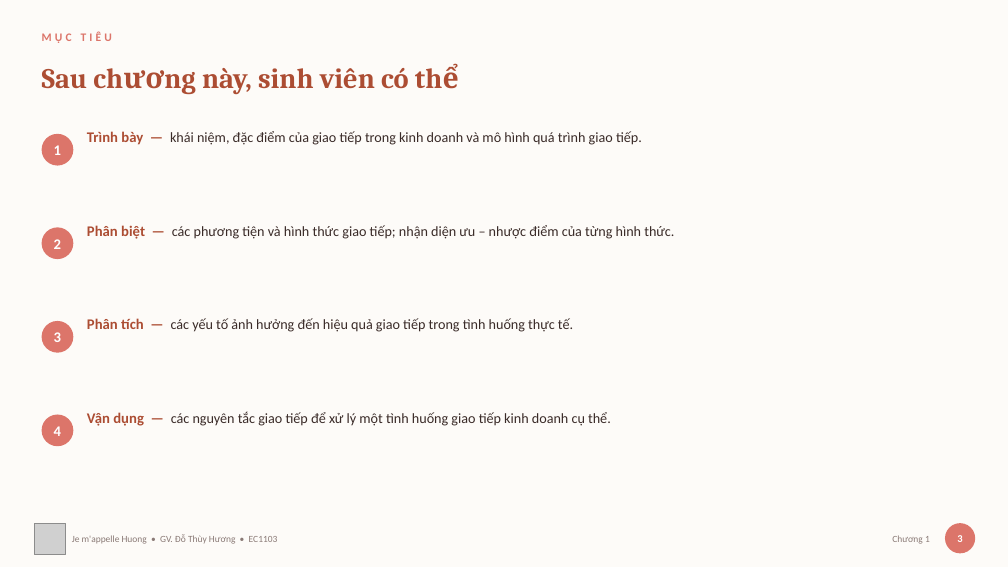
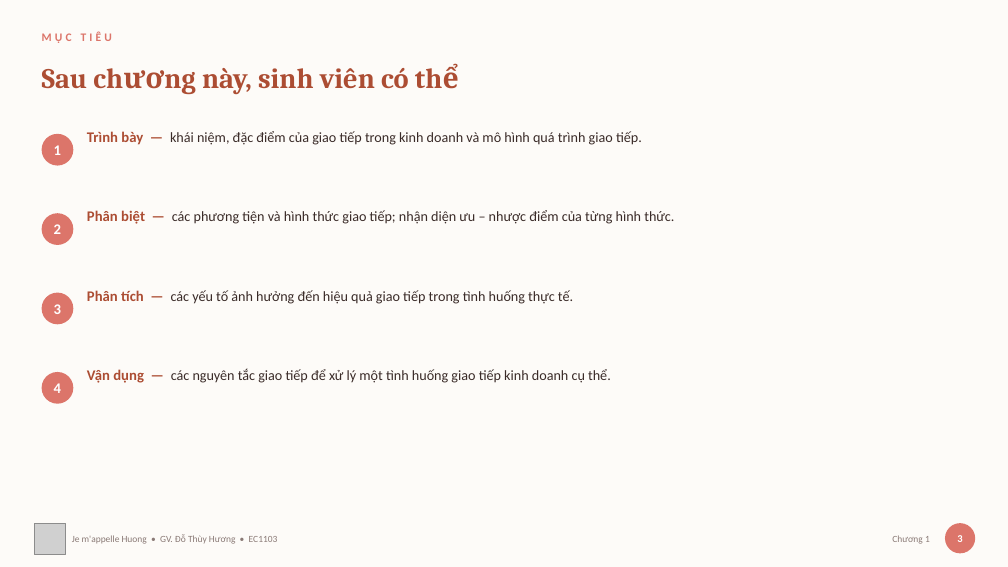
Before and after one commit to thuyhuongctu/ComDraft, a slide deck: slide 3 of slides/01-tong-quan-giao-tiep.pptx. Drawn at 1008x567 pixels with LibreOffice and Linux fonts; fonts in the diff are those of the drawing; grey boxes stand for pictures. Boxes give left, top, right and bottom in pixels: in the first picture for what was removed or moved away, otherwise in the second. Text is boxed around its words. In the diff, an @@ line names an element or a change of style, - is before the commit and + after.

Commit message:
Sửa lỗi mục lục Chương 4 và chuẩn hóa nhịp trình bày cả bộ
Chương 4 mất slide mục lục: hàm dò slide trong add_images.py so khớp
trên toàn bộ chữ của slide, mà slide mục lục lại liệt kê tên mọi mục
của chương nên luôn khớp trước. Hình tiến trình đàm phán vì thế đè lên
mục lục và xóa mất nội dung, còn slide đúng thì bỏ trống.

Cùng nguyên nhân, find_idx trong apply_upgrade.py chèn slide phân cách
ngay trước mục lục thay vì trước mục nội dung — Chương 3 bị đảo thứ tự
3.2, 3.3-3.4 rồi mới tới 3.1.

Đã sửa:
• add_images.py, apply_upgrade.py — chỉ dò trong vùng tiêu đề và bỏ qua
  hẳn slide mục lục cùng slide mục tiêu
• design.js — giới hạn bước nhảy của numList để chương ít mục không bị
  giãn dòng gấp rưỡi chương nhiều mục
• make_figs.py — hình tiến trình đàm phán thêm dòng kết quả cần có của
  mỗi giai đoạn, tỉ lệ từ 3,46 về 2,74 cho khớp hình các chương khác
• mục lục Chương 4 viết đủ ý như mục lục Chương 1
• bổ sung scripts/build_decks.js mà README có nhắc nhưng còn thiếu

Dựng lại toàn bộ 8 tệp từ nguồn đã sửa. Kiểm định pptx_delivery_check:
8/8 passed, 0 lỗi 0 cảnh báo. Không còn slide nào hụt nội dung quá 1,5
inch ở các chương.

```diff
--- a/slides/01-tong-quan-giao-tiep.pptx
+++ b/slides/01-tong-quan-giao-tiep.pptx
@@ text "Phân biệt — các phương ...": place and size @@
-text "Phân biệt — các phương ..." at [87,225,674,239]
+text "Phân biệt — các phương ..." at [87,210,674,224]
@@ text "2": place and size @@
-text "2" at [54,239,61,249]
+text "2" at [54,224,61,234]
@@ ellipse: place and size @@
-ellipse at [42,228,73,259]
+ellipse at [42,213,73,245]
@@ text "3": place and size @@
-text "3" at [54,332,61,342]
+text "3" at [54,304,61,314]
@@ ellipse: place and size @@
-ellipse at [42,321,73,353]
+ellipse at [42,293,73,324]
@@ text "Phân tích — các yếu ...": place and size @@
-text "Phân tích — các yếu ..." at [87,318,573,332]
+text "Phân tích — các yếu ..." at [87,290,573,304]
@@ text "4": place and size @@
-text "4" at [54,426,61,436]
+text "4" at [54,383,61,393]
@@ ellipse: place and size @@
-ellipse at [42,414,73,446]
+ellipse at [42,372,73,404]
@@ text "Vận dụng — các nguyên ...": place and size @@
-text "Vận dụng — các nguyên ..." at [87,411,585,426]
+text "Vận dụng — các nguyên ..." at [87,368,585,383]
```
Also in this commit, not shown: 14 other files.
